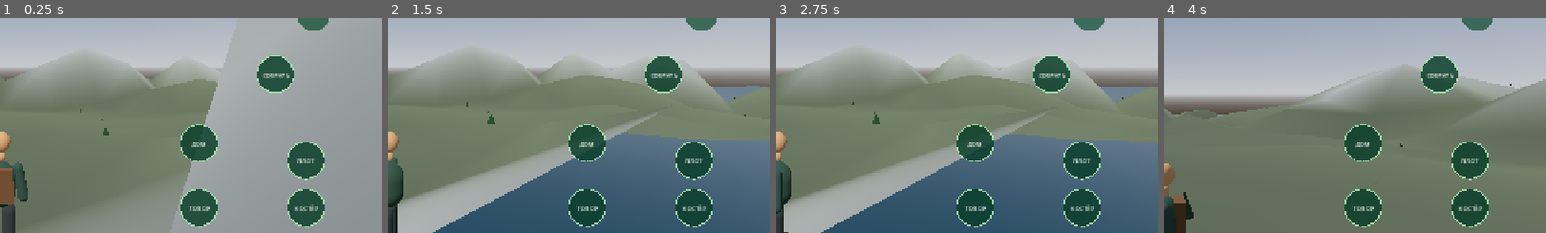
Above: before the commit, frames 1-4 (left to right).
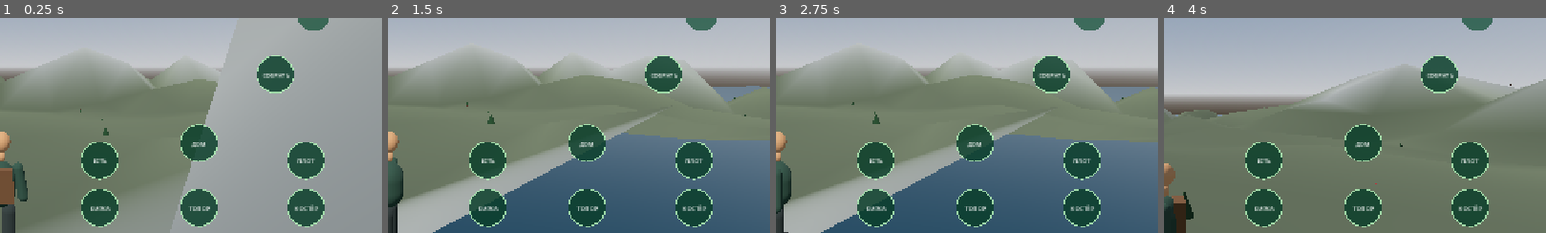
Above: after the commit, the same moments.

Repository: shohintajikistan/SHOHIN-REAL-WORLD
Game: Godot game, scene res://scenes/main.tscn
Two runs of this game, one before a commit and one after it. Both use one fixed random seed, a clock stepped at 60 frames per second and the inputs below.
Inputs (mouse positions are % of the whole screen's width and height, from its top left):
- Up to frame 1 (0.25 s): no input
- Up to frame 2 (1.5 s): tap Enter at 0.5 s; move the mouse to (72, 45) at 0.52 s; hold D 0.53-1.25 s; tap E at 0.6 s; click (72, 45) at 0.67 s; tap Space at 0.77 s; drag from (30, 55) to (45, 70) at 1.27 s
- Up to frame 3 (2.75 s): move the mouse to (60, 28) at 2.02 s; hold D from 2.03 s (still down); tap 2 at 2.1 s
- Up to frame 4 (4 s): release D at 2.75 s; tap Space at 2.75, 3.77 s; drag from (45, 70) to (20, 35) at 2.77 s; move the mouse to (80, 65) at 3.52 s; hold A from 3.53 s (still down); tap 4 at 3.6 s
The pictures show only the part of the screen within x 50-100%, y 50-100%; the shares and areas given below are measured in that part.

The runs differ from the first frame. In frame 1, 2.7% of the frame differs, in the area x 21-31%, y 57-98%; in frame 2, 2.7%; in frame 3, 2.7%; in frame 4, 2.7%.

Commit message:
Add pickaxe and eat controls to mobile HUD

Diff:
--- a/godot/scripts/touch_hud.gd
+++ b/godot/scripts/touch_hud.gd
@@ -51,7 +51,9 @@
 		["ДОМ", "hut", Vector2(size.x * 0.76, size.y * 0.79)],
 		["ПЛОТ", "raft", Vector2(size.x * 0.90, size.y * 0.83)],
 		["ТОПОР", "craft", Vector2(size.x * 0.76, size.y * 0.94)],
-		["КОСТЁР", "fire", Vector2(size.x * 0.90, size.y * 0.94)]
+		["КОСТЁР", "fire", Vector2(size.x * 0.90, size.y * 0.94)],
+		["КИРКА", "pick", Vector2(size.x * 0.63, size.y * 0.94)],
+		["ЕСТЬ", "eat", Vector2(size.x * 0.63, size.y * 0.83)]
 	]
 	for entry in actions:
 		var pos: Vector2 = entry[2]
@@ -67,7 +69,9 @@
 		["hut", Vector2(size.x * 0.76, size.y * 0.79)],
 		["raft", Vector2(size.x * 0.90, size.y * 0.83)],
 		["craft", Vector2(size.x * 0.76, size.y * 0.94)],
-		["fire", Vector2(size.x * 0.90, size.y * 0.94)]
+		["fire", Vector2(size.x * 0.90, size.y * 0.94)],
+		["pick", Vector2(size.x * 0.63, size.y * 0.94)],
+		["eat", Vector2(size.x * 0.63, size.y * 0.83)]
 	]
 	for entry in actions:
 		if pos.distance_to(entry[1]) < 40.0:
